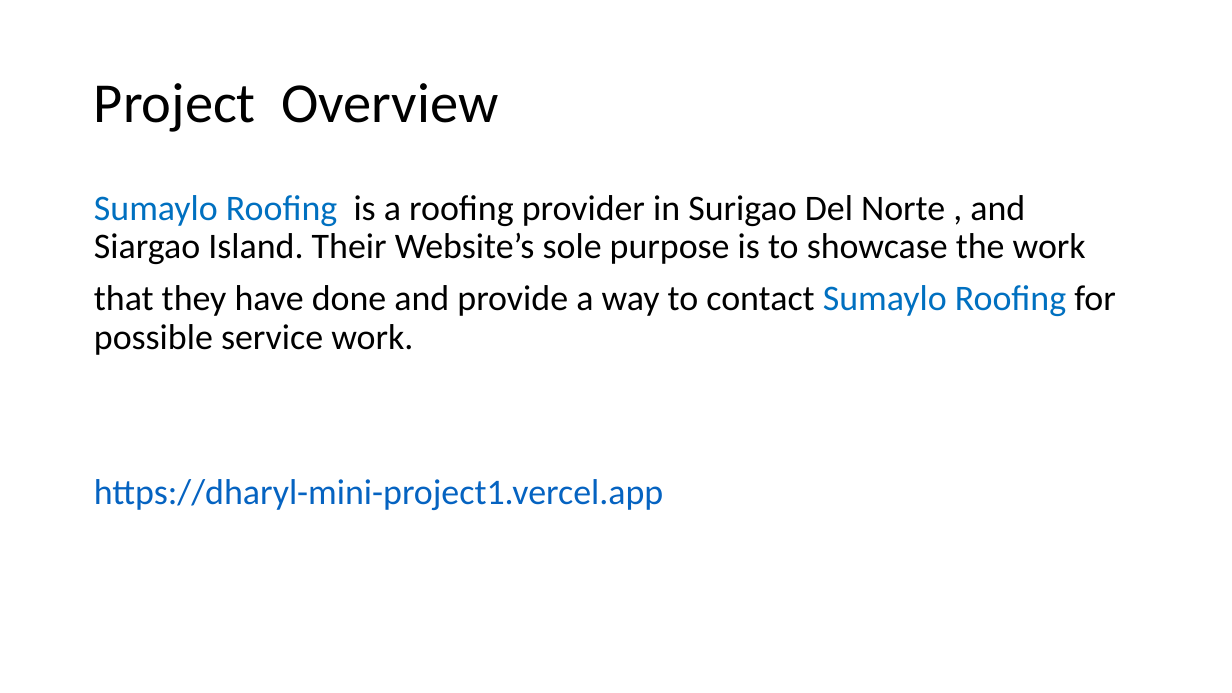
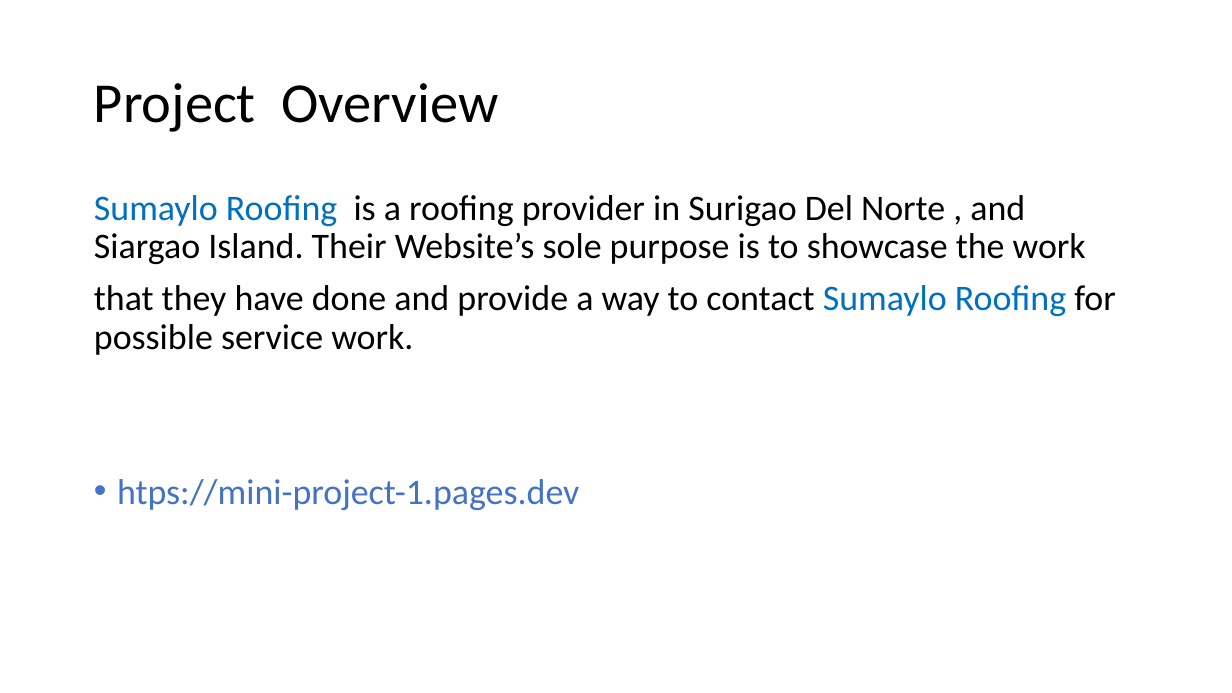
Before and after one commit to dharylovey/mini-project-1, a slide deck: slide 2 of mini-project1-presentation.pptx. Drawn at 1232x693 pixels with LibreOffice and Linux fonts; fonts in the diff are those of the drawing. Boxes give left, top, right and bottom in pixels: in the first picture for what was removed or moved away, otherwise in the second. Text is boxed around its words. In the diff, an @@ line names an element or a change of style, - is before the commit and + after.

```diff
--- a/mini-project1-presentation.pptx
+++ b/mini-project1-presentation.pptx
@@ text at [117, 479, 579, 510]: text changed; text colour #0563C1 to #4472C4 @@
-https://dharyl-mini-project1.vercel.app
+• htps://mini-project-1.pages.dev
```
Also in this commit, not shown: 1 other slide changed, 1 other file.
